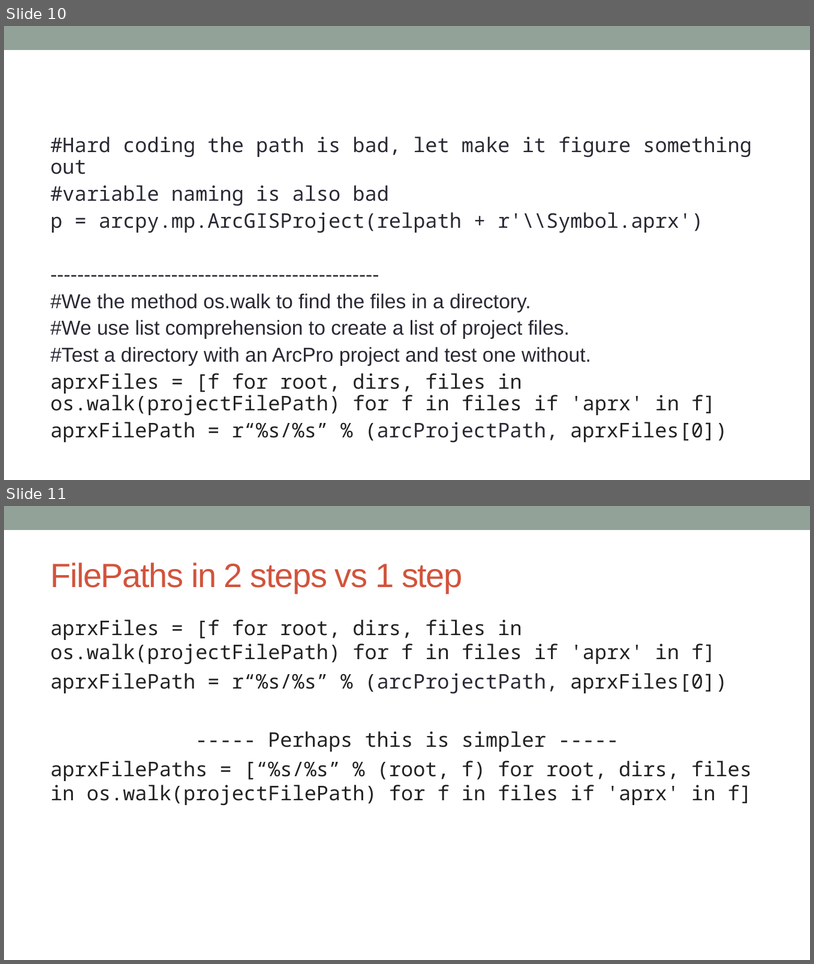
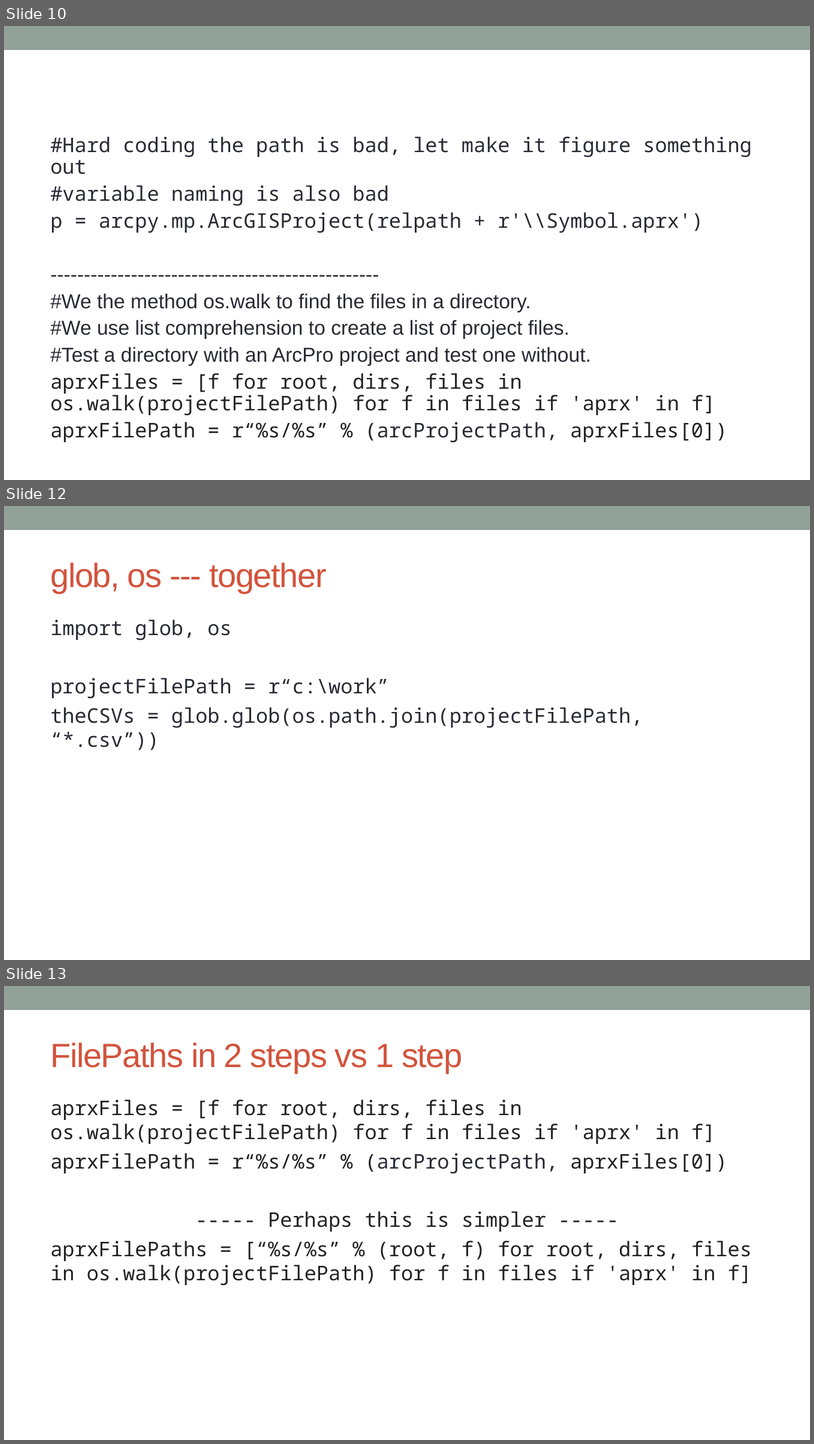
Before and after one commit to MGIS-UMN-GIS5578/GIS5578-week9, a slide deck: week9_mapping _with_arcpy.odp. Shown one above the other, each under a label of ours: slides 10 and 11 before the commit, slides 10, 12 and 13 after it; the slides between them are not shown. The pictures are 814x964 and 814x1444 pixels, drawn with LibreOffice and Linux fonts; fonts in the diff are those of the drawing. Boxes give left, top, right and bottom in pixels: in the first picture for what was removed or moved away, otherwise in the second. Text is boxed around its words. In the diff, an @@ line names an element or a change of style, - is before the commit and + after.

```diff
--- a/week9_mapping _with_arcpy.odp
+++ b/week9_mapping _with_arcpy.odp
@@ slide 12 added at box(4, 506, 810, 960), background #FFFFFF; not listed: 1 template element that a slide beside it also shows @@
@@ title added at box(50, 562, 327, 593), 40 pt, text #D2533C @@
+glob, os --- together
@@ text added at box(50, 619, 644, 750), 24 pt, text #292934 @@
+import glob, os
+projectFilePath = r“c:\work”
+theCSVs = glob.glob(os.path.join(projectFilePath, “*.csv”))
@@ what was slide 11 is now slide 13 @@
```
Also in this commit, not shown: 1 slide changed, 1 other slide added, 10 other files.
